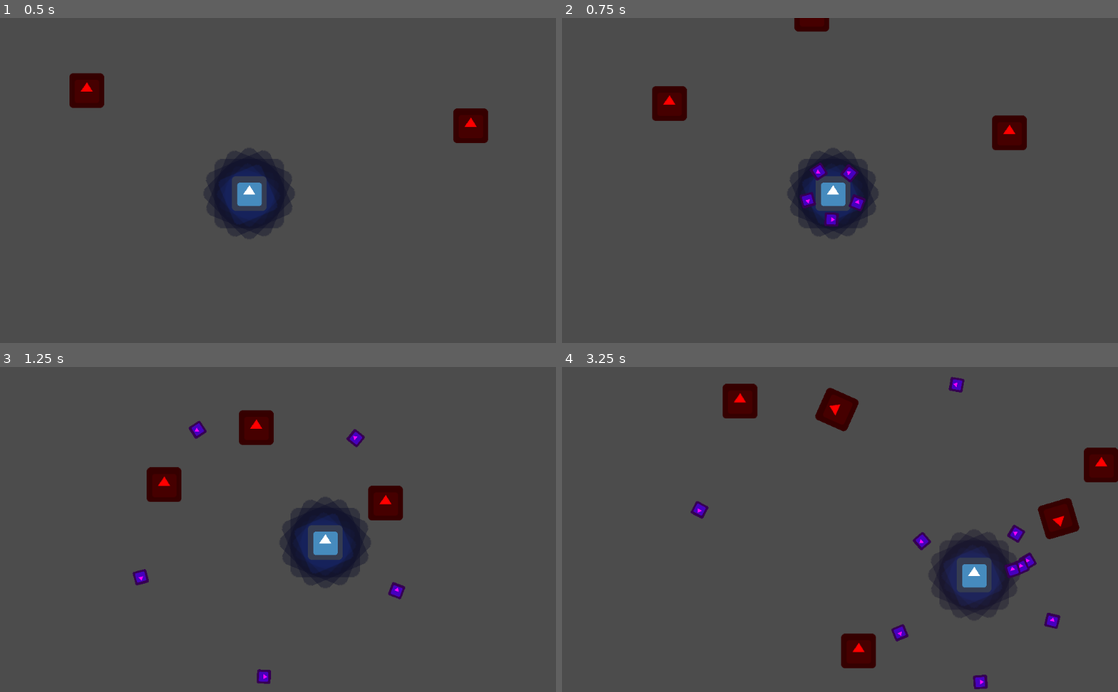
Above: before the commit, frames 1-4 (two rows, left to right).
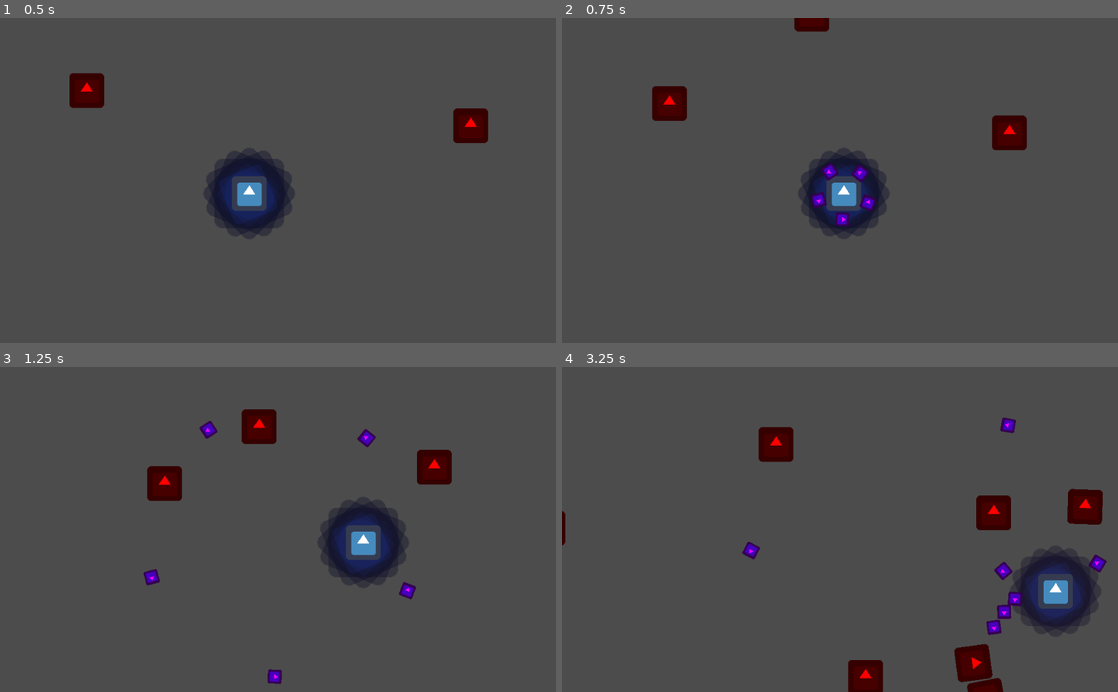
Above: after the commit, the same moments.

Repository: franxz/proto-top-down
Game: Godot game, scene res://scenes/test-map/TestMap.tscn
Same seed, same stepped clock (60 frames per second), same inputs: the game is played once before the commit and once after it. The engine's default icon, where the game draws it, is replaced by a stand-in: a white triangle on a blue panel in a dark square.
Inputs:
- Up to frame 1 (0.5 s): no input
- Up to frame 2 (0.75 s): hold Right (ui_right) from 0.53 s (still down)
- Up to frame 3 (1.25 s): keep holding Right (ui_right)
- Up to frame 4 (3.25 s): release Right (ui_right) at 1.28 s; hold Down (ui_down) 1.28-2.03 s; hold Right (ui_right) 2.03-2.78 s; hold Up (ui_up) from 2.78 s (still down)

Frame 1 is identical in both runs. In frame 2, 2.8% of the frame differs, in the area x 40-59%, y 40-68%; in frame 3, 6.4%; in frame 4, 13%, in the area x 0-100%, y 2-100%.

Commit message:
Make some small tweaks

Diff:
--- a/scenes/attack-range/AttackRange.gd
+++ b/scenes/attack-range/AttackRange.gd
@@ -1,4 +1,7 @@
 extends Area2D
+
+# Could be improved to:
+# - add get_closest_enemy_moving_towards_player()
 
 var enemies := []
 
--- a/scenes/enemy/Enemy.gd
+++ b/scenes/enemy/Enemy.gd
@@ -18,12 +18,12 @@
 func _physics_process(delta):
   var player = Global.player
   var desired_velocity = (player.position - position).normalized() * max_speed
-  var steering_force = (desired_velocity - linear_velocity).clamped(max_force)
+  var steering_force = (desired_velocity - linear_velocity).limit_length(max_force)
   applied_force = steering_force
 
 
 func _integrate_forces(state):
-  state.linear_velocity = state.linear_velocity.clamped(max_speed)
+  state.linear_velocity = state.linear_velocity.limit_length(max_speed)
 
 
 func take_damage(impulse: Vector2) -> void:
--- a/scenes/player/Player.gd
+++ b/scenes/player/Player.gd
@@ -4,7 +4,7 @@
 var weapon_scene = preload("res://scenes/weapon/Weapon.tscn")
 var weapon_with_range_scene = preload("res://scenes/weapon-with-range/WeaponWithRange.tscn")
 
-var speed = 200
+var speed = 300
 var equipped_weapons
 
 var debug_can_shoot := true
